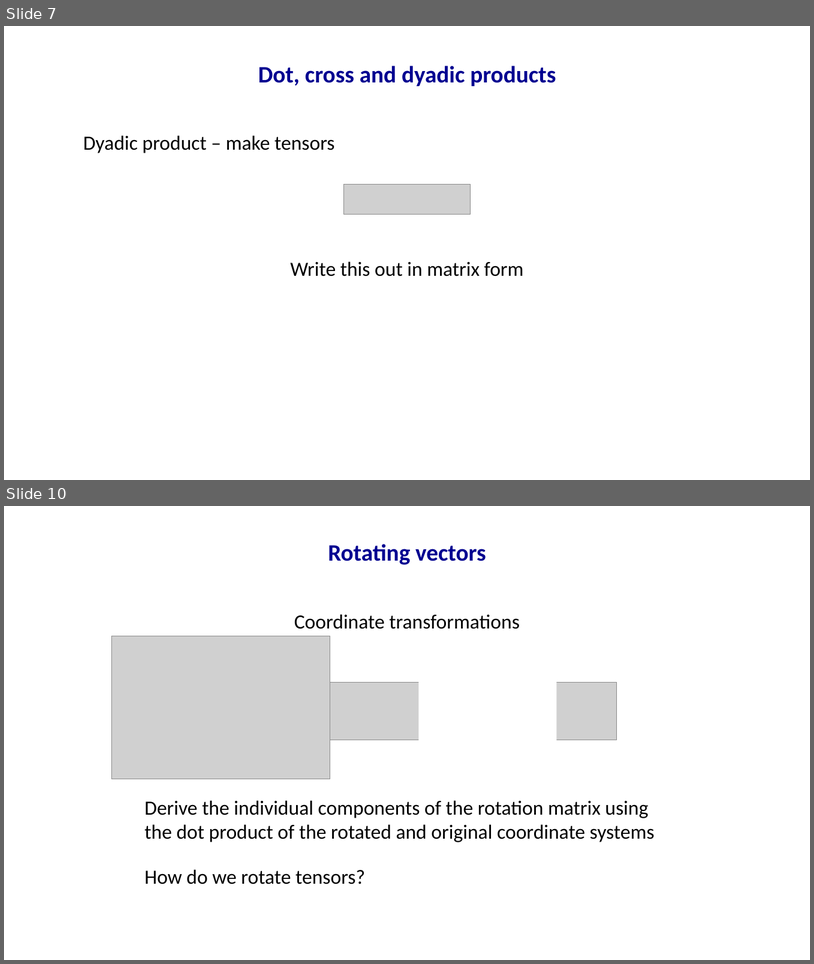
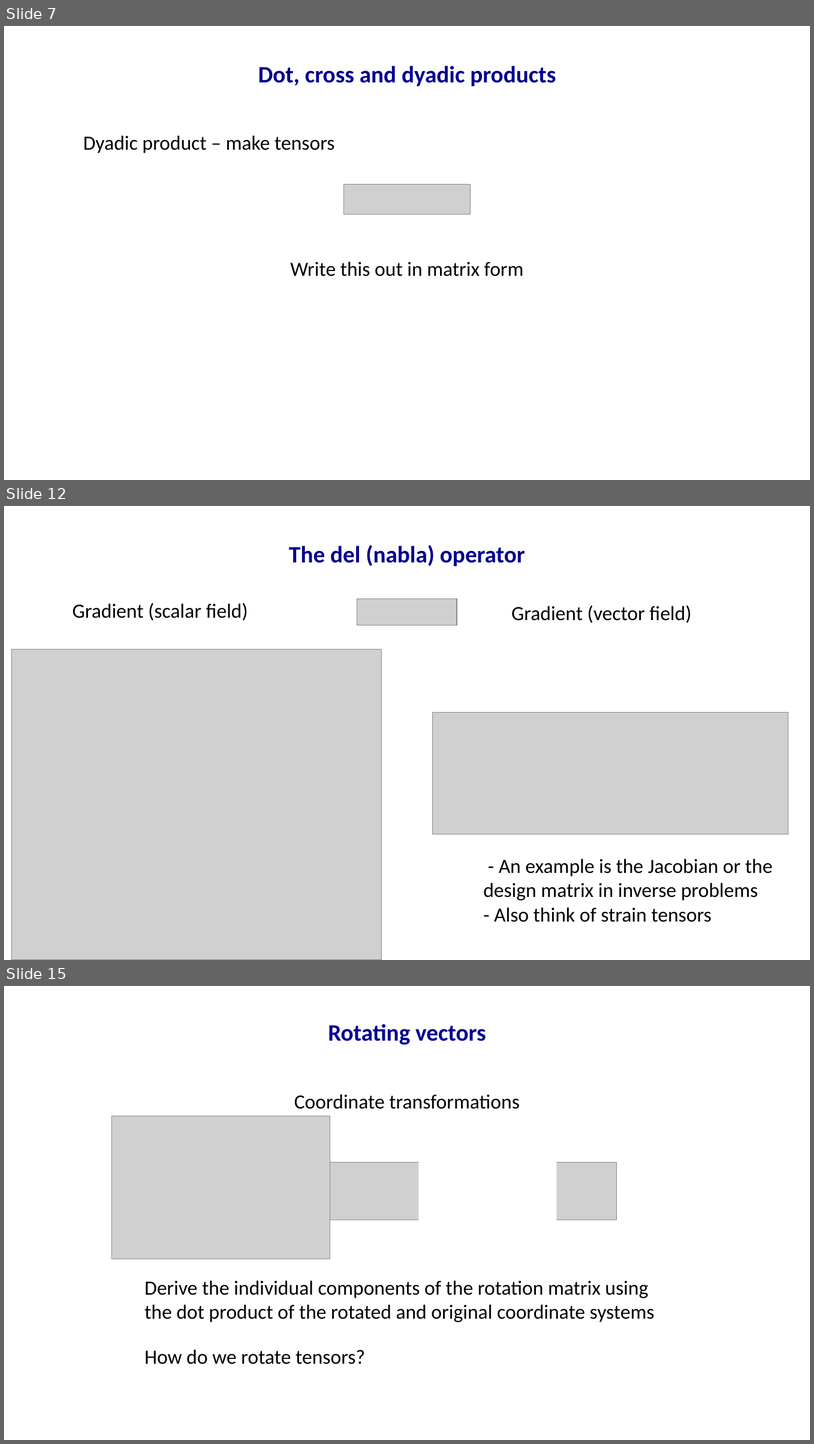
Before and after one commit to mallickrishg/solidmech_course, a slide deck: week1/week1_vectorcalculus.pptx. Shown one above the other, each under a label of ours: slides 7 and 10 before the commit, slides 7, 12 and 15 after it; the slides between them are not shown. The pictures are 814x964 and 814x1444 pixels, drawn with LibreOffice and Linux fonts; fonts in the diff are those of the drawing; grey boxes stand for pictures. Boxes give left, top, right and bottom in pixels: in the first picture for what was removed or moved away, otherwise in the second. Text is boxed around its words. In the diff, an @@ line names an element or a change of style, - is before the commit and + after.

```diff
--- a/week1/week1_vectorcalculus.pptx
+++ b/week1/week1_vectorcalculus.pptx
@@ slide 12 added at (4, 506, 810, 960), background #FFFFFF @@
@@ text added at (289, 545, 525, 566), 28 pt, text #000090, bold @@
+The del (nabla) operator
@@ text added at (72, 603, 248, 621), 24 pt, text #000000 @@
+Gradient (scalar field)
@@ picture added at (357, 598, 457, 625) @@
@@ text added at (512, 605, 692, 623), 24 pt, text #000000 @@
+Gradient (vector field)
@@ picture added at (11, 649, 381, 960) @@
@@ picture added at (433, 712, 789, 833) @@
@@ text added at (483, 858, 773, 922), 24 pt, text #000000 @@
+- An example is the Jacobian or the design matrix in inverse problems
+- Also think of strain tensors
@@ what was slide 10 is now slide 15 @@
```
Also in this commit, not shown: 7 slides changed, 14 other slides added, 24 other files.
